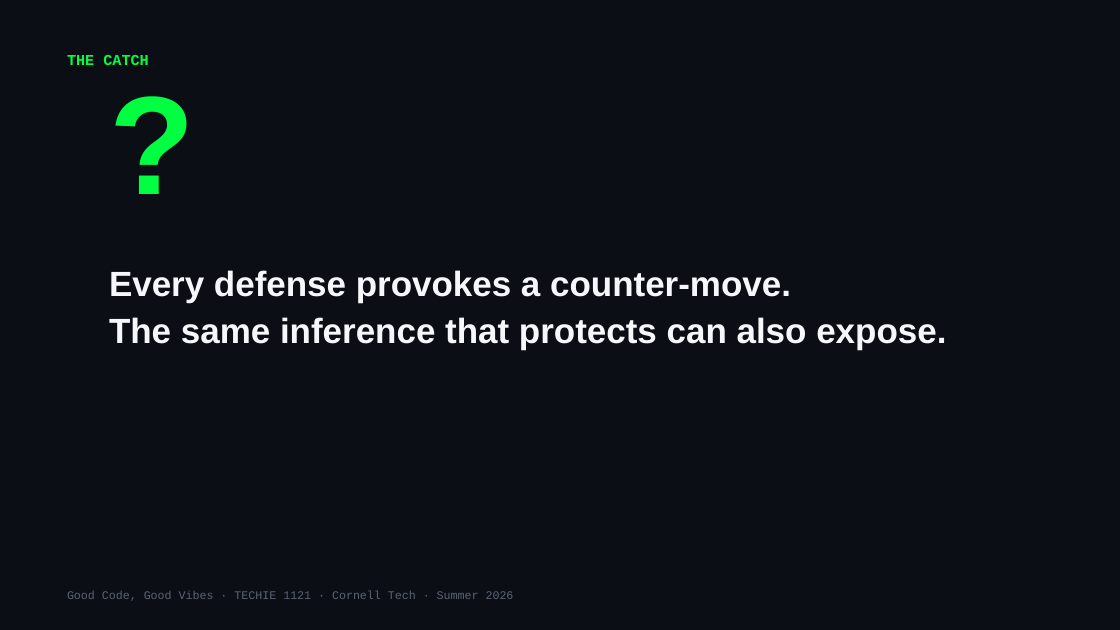
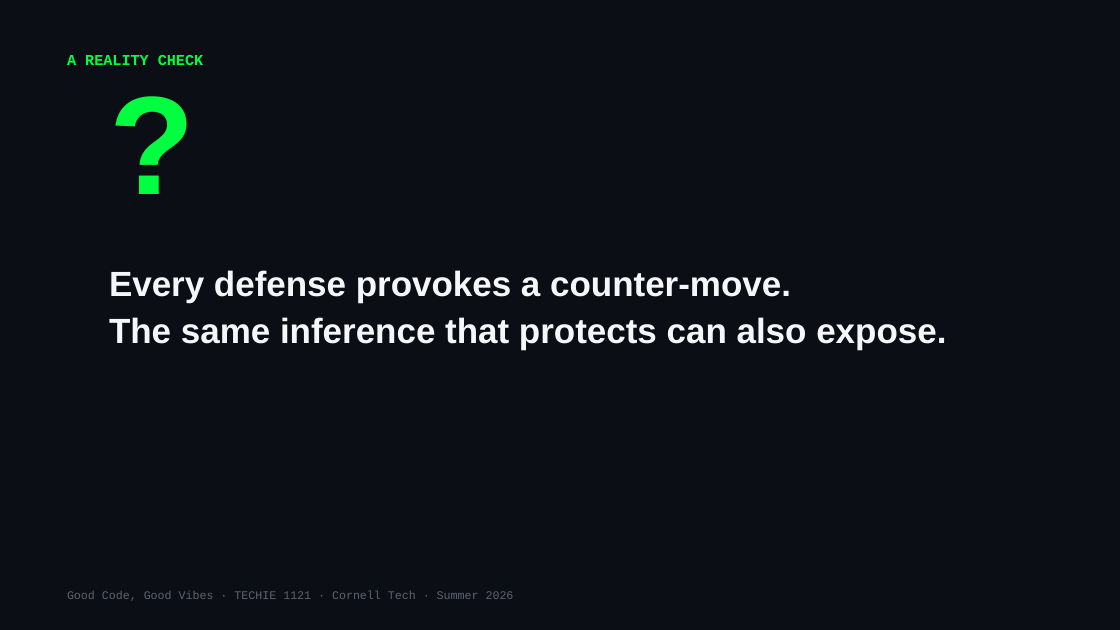
Before and after one commit to Cornell-Tech-Vibe-Coding-Summer-2026/website, a slide deck: slide 21 of slides/Week2-Wed-AI-Against-AI.pptx. Drawn at 1120x630 pixels with LibreOffice and Linux fonts; fonts in the diff are those of the drawing. Boxes give left, top, right and bottom in pixels: in the first picture for what was removed or moved away, otherwise in the second. Text is boxed around its words. In the diff, an @@ line names an element or a change of style, - is before the commit and + after.

```diff
--- a/slides/Week2-Wed-AI-Against-AI.pptx
+++ b/slides/Week2-Wed-AI-Against-AI.pptx
@@ text at box(67, 55, 203, 65): text changed @@
-THE CATCH
+A REALITY CHECK
```
Also in this commit, not shown: 12 other slides changed, 2 other files.
